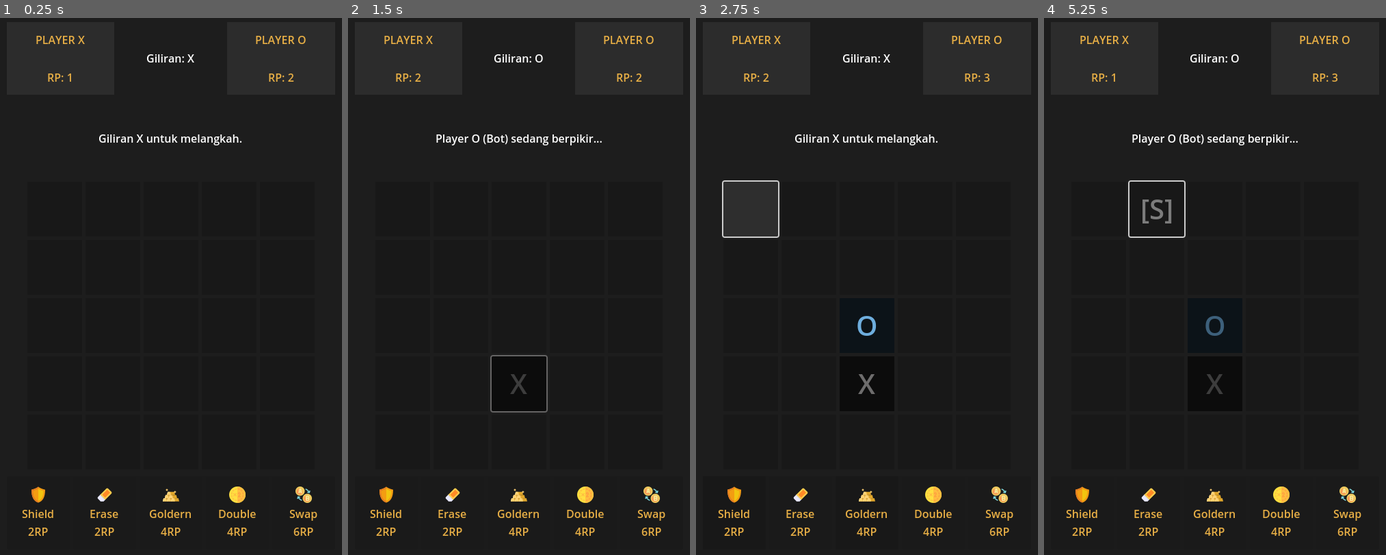
Above: before the commit, frames 1-4 (left to right).
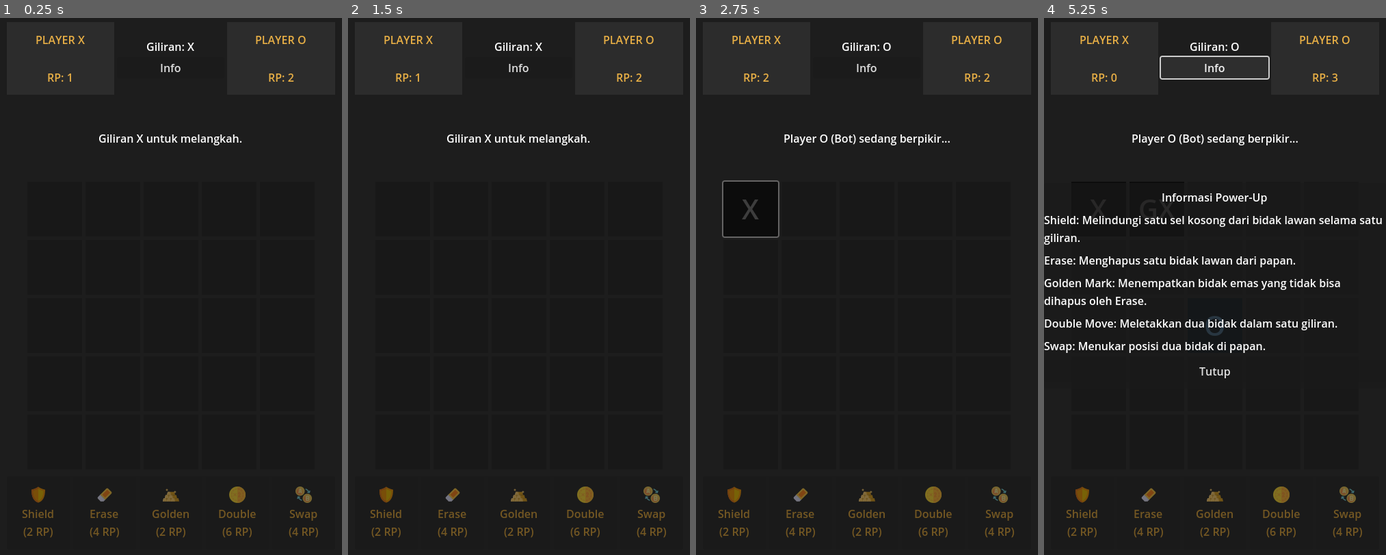
Above: after the commit, the same moments.

Repository: ndikabunder/tic-tac-toe-power-up
Game: Godot game, scene res://game_screen.tscn
The game is run twice, just before and just after one commit, with the same random seed, the same clock (stepped at 60 frames per second) and the same inputs.
Inputs (mouse positions are in pixels of both pictures, inside the frame that each line leads up to):
- Up to frame 1 (0.25 s): no input
- Up to frame 2 (1.5 s): click (519, 66) at 0.5 s, where only the run after the commit has a clickable "Info"; click (519, 372) at 1.25 s, where only the run after the commit has a clickable "Tutup"
- Up to frame 3 (2.75 s): click (750, 211) at 2.02 s
- Up to frame 4 (5.25 s): click (1081, 512) at 2.77 s; click (1215, 512) at 3.5 s; click (1156, 211) at 4.25 s; click (1215, 66) at 5 s, where only the run after the commit has a clickable "Info"

The runs differ from the first frame. In frame 1, 1.5% of the frame differs, in the area x 6-93%, y 4-97%; in frame 2, 2.2%; in frame 3, 3.8%; in frame 4, 5.7%, in the area x 0-99%, y 4-97%.

Commit message:
Memberikan info fungsi power up, merubah nilai RP, dan tampilan power up saat belum aktif

Diff:
--- a/game_screen.gd
+++ b/game_screen.gd
@@ -19,6 +19,12 @@
 const SWAP_COST = 4  # <- Turun
 const DOUBLE_COST = 6  # <- Naik
 
+const PowerUpInfoPopup = preload("res://powerup_info_popup.tscn")
+
+# Warna untuk status tombol
+const NORMAL_COLOR = Color(1, 1, 1, 1)  # Putih
+const DARK_COLOR = Color(0.5, 0.5, 0.5, 1) # Abu-abu
+
 # Pengaturan Papan (sudah baik!)
 const BOARD_SIZE = 5
 const WIN_STREAK = 4
@@ -27,7 +33,7 @@
 #   REFERENSI NODE (UI)
 # ===================================================================
 @onready var status_label = $MainVBox/StatusLabel
-@onready var turn_indicator = $MainVBox/Header/TurnIndicator
+@onready var turn_indicator = $MainVBox/Header/VBoxContainer/TurnIndicator
 @onready var player_x_rp_label = $MainVBox/Header/PlayerX_Info/VBox/PlayerX_RP_Label
 @onready var player_o_rp_label = $MainVBox/Header/PlayerO_Info/VBox/PlayerO_RP_Label
 @onready var game_board = $MainVBox/BoardArea/GameBoard
@@ -108,12 +114,18 @@
 	_setup_board_signals()
 	_setup_powerup_signals()
 	restart_button.pressed.connect(reset_game)
+	$MainVBox/Header/VBoxContainer/InfoButton.pressed.connect(_on_info_button_pressed)
 
 	# --- Hubungkan Timer Bot ---
 	bot_timer.timeout.connect(_on_bot_timer_timeout)
 	# -------------------------
 
 	reset_game()
+
+
+func _on_info_button_pressed():
+	var popup = PowerUpInfoPopup.instantiate()
+	add_child(popup)
 
 
 # ===================================================================
@@ -210,7 +222,7 @@
 		board_state[index] = ""
 		modify_current_player_rp(-ERASE_COST)
 		active_power_up = PowerUpState.NONE
-		_check_game_over()  # Erase menggunakan giliran
+		_check_game_over(false)  # Erase menggunakan giliran
 	else:
 		status_label.text = "Target salah! Pilih sel milik LAWAN."
 
@@ -221,7 +233,7 @@
 		modify_current_player_rp(-SHIELD_COST)
 		active_power_up = PowerUpState.NONE
 		# PENTING: Panggil switch_turn dengan 'false' agar shield tidak langsung hilang
-		switch_turn(false)
+		switch_turn(false, false)
 		update_ui()  # Panggil update_ui manual karena _check_game_over dilewati
 	else:
 		status_label.text = "Target salah! Pilih sel KOSONG."
@@ -232,7 +244,7 @@
 		modify_current_player_rp(-GOLDEN_COST)
 		board_state[index] = "G" + get_player_symbol_str(current_turn)
 		active_power_up = PowerUpState.NONE
-		_check_game_over()  # Golden Mark menggunakan giliran
+		_check_game_over(false)  # Golden Mark menggunakan giliran
 	else:
 		status_label.text = "Target salah! Pilih sel KOSONG."
 
@@ -254,7 +266,7 @@
 	if board_state[index] == "":
 		board_state[index] = get_player_symbol_str(current_turn)
 		active_power_up = PowerUpState.NONE  # Selesai
-		_check_game_over()  # Selesai Double Move, gunakan giliran
+		_check_game_over(false)  # Selesai Double Move, gunakan giliran
 	else:
 		status_label.text = "Target salah! Pilih sel KOSONG."
 
@@ -282,7 +294,7 @@
 			# Cek siapa yg menang pasca-swap (agak rumit, cara mudahnya cek giliran saat ini)
 			end_game(current_turn)
 		else:
-			switch_turn()  # Swap menggunakan giliran
+			switch_turn(true, false)  # Swap menggunakan giliran
 			update_ui()
 	else:
 		status_label.text = "Target salah! (Sel harus berisi & berbeda)"
@@ -294,7 +306,7 @@
 
 
 # Fungsi baru untuk mengecek status akhir game
-func _check_game_over():
+func _check_game_over(award_rp = true):
 	if check_for_win():
 		end_game(current_turn)
 	elif not "" in board_state:
@@ -306,16 +318,17 @@
 		else:
 			end_game(null) # RP sama, hasil tetap seri
 	else:
-		switch_turn()
+		switch_turn(true, award_rp)
 
 
 # Mengganti giliran (sudah di-update untuk bug Shield)
-func switch_turn(clear_shield = true):
+func switch_turn(clear_shield = true, award_rp = true):
 	if clear_shield:
 		shielded_cell = -1
 
 	# Tambah RP untuk pemain yang BARU SAJA selesai giliran
-	modify_current_player_rp(1)
+	if award_rp:
+		modify_current_player_rp(1)
 
 	# Ganti giliran
 	current_turn = get_opponent()
@@ -431,6 +444,23 @@
 	elif player_symbol == "O":
 		return Color.from_string("#7ec7fe", Color.WHITE)
 	return Color.WHITE
+
+
+func _update_powerup_button_style(powerup_state, cost):
+	var button = powerup_buttons[powerup_state]
+	var icon = button.get_node("VBoxContainer/TextureRect")
+	var label = button.get_node("VBoxContainer/Label")
+	var current_rp = get_current_player_rp()
+	var can_player_interact = game_active and not is_bot_thinking and not (is_bot_active and current_turn == Player.O)
+
+	button.disabled = not can_player_interact or current_rp < cost
+
+	if button.disabled:
+		icon.modulate = DARK_COLOR
+		label.self_modulate = DARK_COLOR
+	else:
+		icon.modulate = NORMAL_COLOR
+		label.self_modulate = NORMAL_COLOR
 
 
 func update_ui():
@@ -484,13 +514,19 @@
 				status_text = "Mode: SWAP (2/2)\nPilih sel KEDUA (berisi)!"
 		status_label.text = status_text
 
-	# 4. Update Tombol Power-Up (menggunakan helper get_current_player_rp)
-	var current_rp = get_current_player_rp()
-	powerup_buttons[PowerUpState.SHIELD].disabled = not can_player_interact or current_rp < SHIELD_COST
-	powerup_buttons[PowerUpState.ERASE].disabled = not can_player_interact or current_rp < ERASE_COST
-	powerup_buttons[PowerUpState.GOLDEN].disabled = not can_player_interact or current_rp < GOLDEN_COST
-	powerup_buttons[PowerUpState.DOUBLE_1].disabled = not can_player_interact or current_rp < DOUBLE_COST
-	powerup_buttons[PowerUpState.SWAP_1].disabled = not can_player_interact or current_rp < SWAP_COST
+	# 4. Update Tombol Power-Up
+	_update_powerup_button_style(PowerUpState.SHIELD, SHIELD_COST)
+	_update_powerup_button_style(PowerUpState.ERASE, ERASE_COST)
+	_update_powerup_button_style(PowerUpState.GOLDEN, GOLDEN_COST)
+	_update_powerup_button_style(PowerUpState.DOUBLE_1, DOUBLE_COST)
+	_update_powerup_button_style(PowerUpState.SWAP_1, SWAP_COST)
+
+	# 5. Update Teks Tombol Power-Up
+	powerup_buttons[PowerUpState.SHIELD].get_node("VBoxContainer/Label").text = "Shield\n(%d RP)" % SHIELD_COST
+	powerup_buttons[PowerUpState.ERASE].get_node("VBoxContainer/Label").text = "Erase\n(%d RP)" % ERASE_COST
+	powerup_buttons[PowerUpState.GOLDEN].get_node("VBoxContainer/Label").text = "Golden\n(%d RP)" % GOLDEN_COST
+	powerup_buttons[PowerUpState.DOUBLE_1].get_node("VBoxContainer/Label").text = "Double\n(%d RP)" % DOUBLE_COST
+	powerup_buttons[PowerUpState.SWAP_1].get_node("VBoxContainer/Label").text = "Swap\n(%d RP)" % SWAP_COST
 
 
 # ===================================================================
--- a/game_screen.tscn
+++ b/game_screen.tscn
@@ -78,12 +78,21 @@
 horizontal_alignment = 1
 vertical_alignment = 1
 
-[node name="TurnIndicator" type="Label" parent="MainVBox/Header"]
+[node name="VBoxContainer" type="VBoxContainer" parent="MainVBox/Header"]
+layout_mode = 2
+size_flags_horizontal = 3
+alignment = 1
+
+[node name="TurnIndicator" type="Label" parent="MainVBox/Header/VBoxContainer"]
 layout_mode = 2
 size_flags_horizontal = 3
 text = "Giliran: X"
 horizontal_alignment = 1
 vertical_alignment = 1
+
+[node name="InfoButton" type="Button" parent="MainVBox/Header/VBoxContainer"]
+layout_mode = 2
+text = "Info"
 
 [node name="PlayerO_Info" type="PanelContainer" parent="MainVBox/Header"]
 layout_mode = 2
@@ -309,7 +318,7 @@
 [node name="PowerUpBar" type="PanelContainer" parent="MainVBox"]
 custom_minimum_size = Vector2(0, 100)
 layout_mode = 2
-size_flags_vertical = 11
+size_flags_vertical = 3
 
 [node name="PowerUpGrid" type="GridContainer" parent="MainVBox/PowerUpBar"]
 layout_mode = 2
--- /dev/null
+++ b/powerup_info_popup.gd
@@ -0,0 +1,4 @@
+extends Panel
+
+func _ready():
+	$VBoxContainer/CloseButton.pressed.connect(queue_free)
--- /dev/null
+++ b/powerup_info_popup.tscn
@@ -0,0 +1,63 @@
+[gd_scene load_steps=2 format=3 uid="uid://c8wqj1v2wua7k"]
+
+[ext_resource type="Script" path="res://powerup_info_popup.gd" id="1_5y4g7"]
+
+[node name="PowerUpInfoPopup" type="Panel"]
+process_mode = 3
+anchors_preset = 8
+anchor_left = 0.5
+anchor_top = 0.5
+anchor_right = 0.5
+anchor_bottom = 0.5
+offset_left = -250.0
+offset_top = -150.0
+offset_right = 250.0
+offset_bottom = 150.0
+grow_horizontal = 2
+grow_vertical = 2
+script = ExtResource("1_5y4g7")
+
+[node name="VBoxContainer" type="VBoxContainer" parent="."]
+layout_mode = 1
+anchors_preset = 15
+anchor_right = 1.0
+anchor_bottom = 1.0
+grow_horizontal = 2
+grow_vertical = 2
+theme_override_constants/separation = 10
+alignment = 1
+
+[node name="TitleLabel" type="Label" parent="VBoxContainer"]
+layout_mode = 2
+text = "Informasi Power-Up"
+horizontal_alignment = 1
+vertical_alignment = 1
+
+[node name="ShieldLabel" type="Label" parent="VBoxContainer"]
+layout_mode = 2
+text = "Shield: Melindungi satu sel kosong dari bidak lawan selama satu giliran."
+autowrap_mode = 2
+
+[node name="EraseLabel" type="Label" parent="VBoxContainer"]
+layout_mode = 2
+text = "Erase: Menghapus satu bidak lawan dari papan."
+autowrap_mode = 2
+
+[node name="GoldenLabel" type="Label" parent="VBoxContainer"]
+layout_mode = 2
+text = "Golden Mark: Menempatkan bidak emas yang tidak bisa dihapus oleh Erase."
+autowrap_mode = 2
+
+[node name="DoubleLabel" type="Label" parent="VBoxContainer"]
+layout_mode = 2
+text = "Double Move: Meletakkan dua bidak dalam satu giliran."
+autowrap_mode = 2
+
+[node name="SwapLabel" type="Label" parent="VBoxContainer"]
+layout_mode = 2
+text = "Swap: Menukar posisi dua bidak di papan."
+autowrap_mode = 2
+
+[node name="CloseButton" type="Button" parent="VBoxContainer"]
+layout_mode = 2
+text = "Tutup"
Not shown, added: powerup_info_popup.gd.uid
